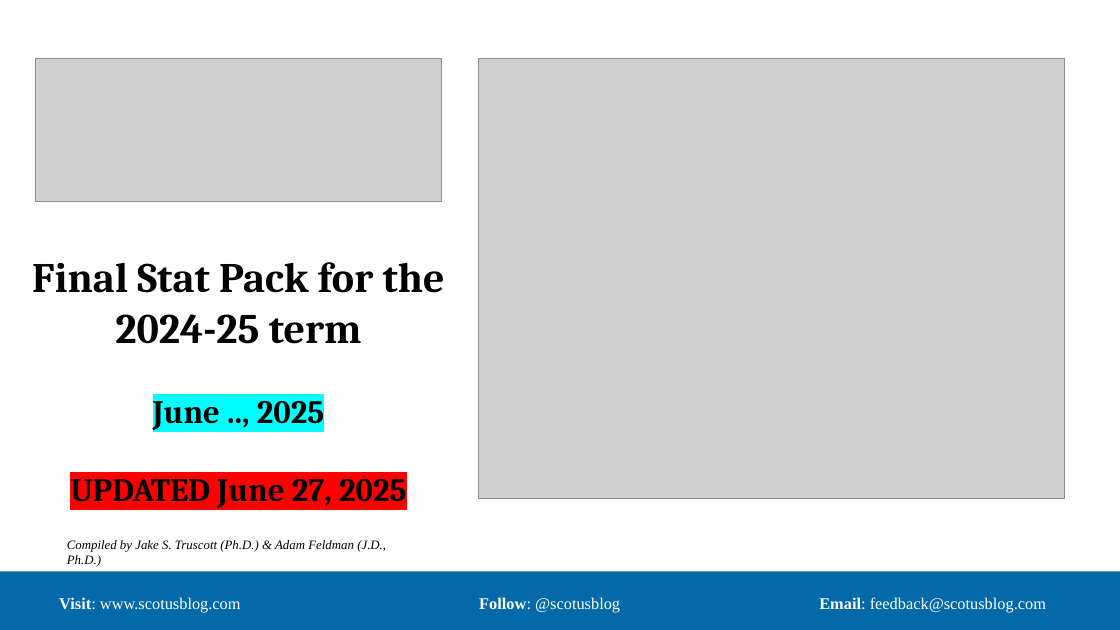
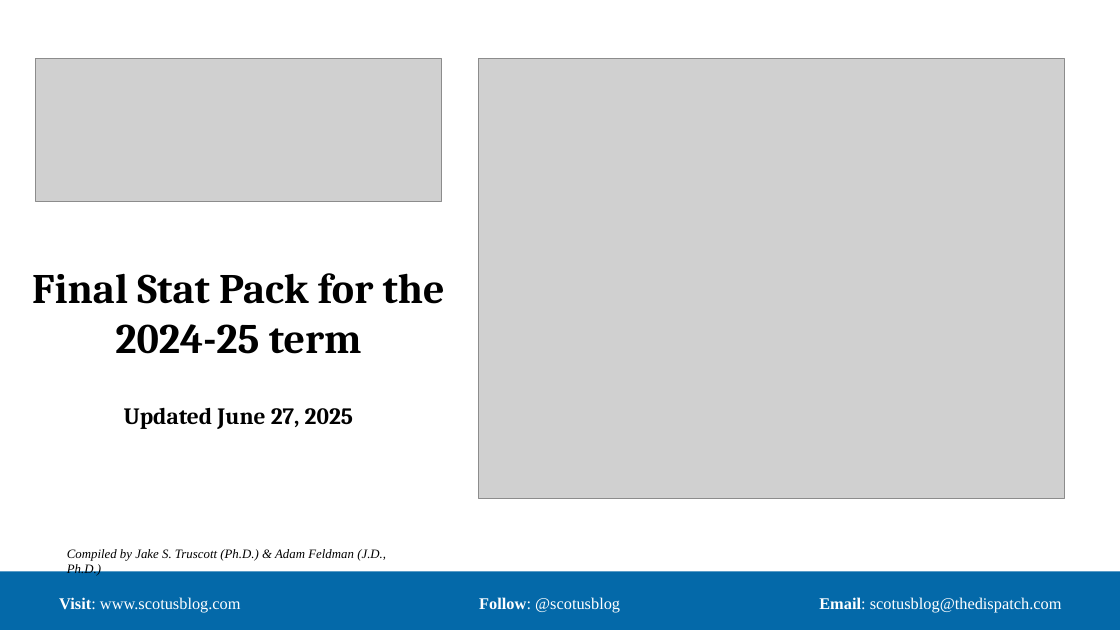
Before and after one commit to JakeTruscott/scotuswatch, a slide deck: slide 1 of Stat Reviews/OT24_StatReview/compilation/SCOTUSBlog/statpack_OT24.pptx. Drawn at 1120x630 pixels with LibreOffice and Linux fonts; fonts in the diff are those of the drawing; grey boxes stand for pictures. Boxes give left, top, right and bottom in pixels: in the first picture for what was removed or moved away, otherwise in the second. Text is boxed around its words. In the diff, an @@ line names an element or a change of style, - is before the commit and + after.

```diff
--- a/Stat Reviews/OT24_StatReview/compilation/SCOTUSBlog/statpack_OT24.pptx
+++ b/Stat Reviews/OT24_StatReview/compilation/SCOTUSBlog/statpack_OT24.pptx
@@ title at (32, 273, 445, 429): text changed @@
-Final Stat Pack for the 2024-25 term
-June .., 2025
-UPDATED June 27, 2025
+Final Stat Pack for the 2024-25 term
+Updated June 27, 2025
@@ text "Compiled by Jake S. Truscott ...": place and size @@
-text "Compiled by Jake S. Truscott ..." at (67, 540, 386, 567)
+text "Compiled by Jake S. Truscott ..." at (67, 549, 386, 576)
@@ text at (59, 597, 1062, 613): text changed @@
-Visit: www.scotusblog.com Follow: @scotusblog Email: feedback@scotusblog.com
+Visit: www.scotusblog.com Follow: @scotusblog Email: scotusblog@thedispatch.com
```
Also in this commit, not shown: 10 other slides changed, 2 slides added, 1 slide removed, 35 other files.
